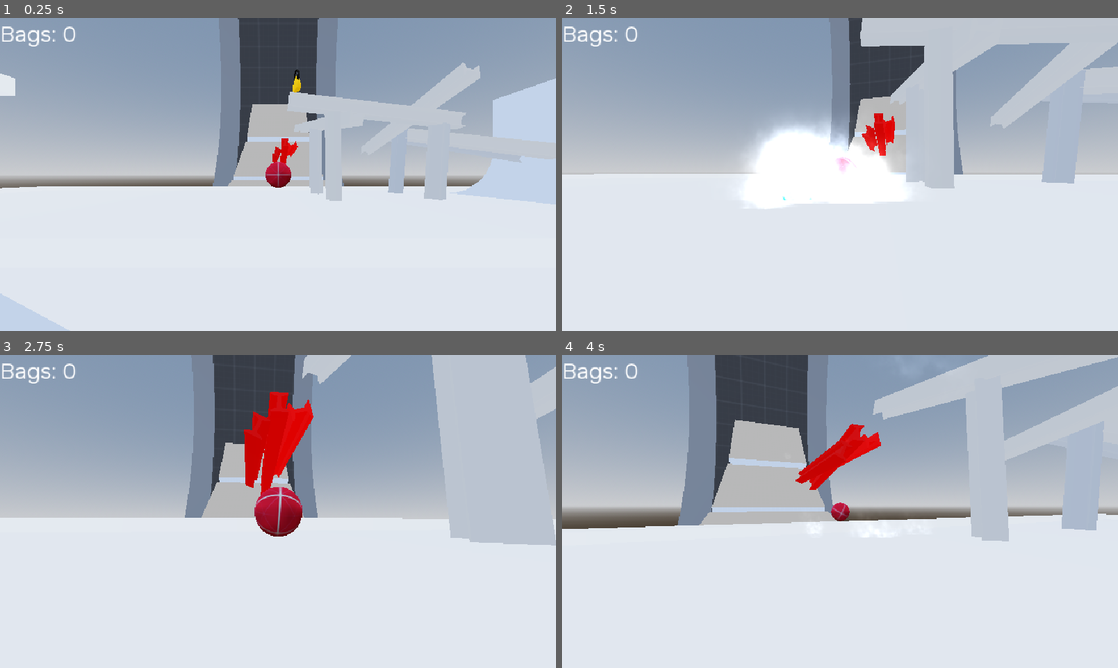
Above: before the commit, frames 1-4 (two rows, left to right).
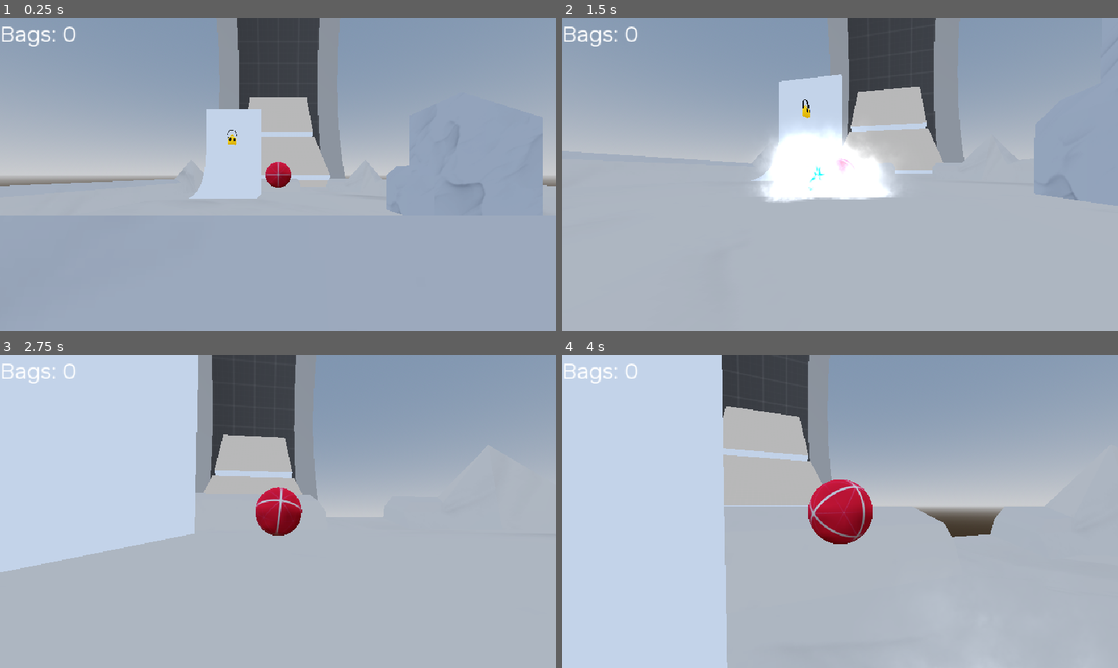
Above: after the commit, the same moments.

Repository: Bartticus/GMTK2025
Game: Godot game, scene res://Scenes/main/main.tscn
Same seed, same stepped clock (60 frames per second), same inputs: the game is played once before the commit and once after it.
Inputs (mouse positions are in pixels of both pictures, inside the frame that each line leads up to):
- Up to frame 1 (0.25 s): no input
- Up to frame 2 (1.5 s): move the mouse to (867, 174) at 0.52 s; hold Space (drift) 0.53-1.28 s; hold W (forward) from 0.53 s (still down); move the mouse to (812, 174) at 1.27 s; tap Mouse wheel down (wheel_down) at 1.35 s
- Up to frame 3 (2.75 s): keep holding W (forward); move the mouse to (289, 505) at 2.02 s; hold Mouse wheel up (wheel_up) from 2.03 s (still down)
- Up to frame 4 (4 s): keep holding W (forward); move the mouse to (834, 517) at 2.77 s; release Mouse wheel up (wheel_up) at 2.78 s; tap Space (drift) at 2.85 s; move the mouse to (878, 514) at 3.52 s; hold Mouse wheel down (wheel_down) from 3.53 s (still down)

The runs differ from the first frame. In frame 1, 60% of the frame differs, in the area x 0-100%, y 0-100%; in frame 2, 65%; in frame 3, 75%; in frame 4, 73%.

Commit message:
Preliminary tutorial setup

Diff:
--- a/Scenes/bag/Bag.tscn
+++ b/Scenes/bag/Bag.tscn
@@ -21,6 +21,7 @@
 size = Vector3(1.5, 2.5, 1.5)
 
 [node name="Bag" type="Node3D"]
+transform = Transform3D(0.25, 0, 0, 0, 0.25, 0, 0, 0, 0.25, 0, 0, 0)
 script = ExtResource("1_ylb2f")
 hover_curve = SubResource("Curve_ylb2f")
 white_mat = ExtResource("2_r3gyv")
--- a/Scenes/main/main.tscn
+++ b/Scenes/main/main.tscn
@@ -7,13 +7,15 @@
 [ext_resource type="Material" uid="uid://bkvo47d3laj1v" path="res://Thaddeus/Visdev.tres" id="2_wcurd"]
 [ext_resource type="PackedScene" uid="uid://e3yd7vkq41oi" path="res://Scenes/ring/ring.tscn" id="3_4etoo"]
 [ext_resource type="Material" uid="uid://ybbnsrboni3v" path="res://Thaddeus/VisdevRed.tres" id="4_4jhlv"]
+[ext_resource type="PackedScene" uid="uid://dnsfd2lwdlfxf" path="res://Levels/Tutorial/tutorial_building.glb" id="5_dikqp"]
 [ext_resource type="Material" uid="uid://clj2r6ckqwdkd" path="res://Thaddeus/Red.tres" id="5_moneo"]
 [ext_resource type="PackedScene" uid="uid://belm2gc5ufb0a" path="res://Models/Walkway.tscn" id="6_4jhlv"]
+[ext_resource type="Texture2D" uid="uid://dlxe1akiw2xmc" path="res://Thaddeus/white_tex.png" id="6_h0kdk"]
+[ext_resource type="Material" uid="uid://cekxfm3rvyhlw" path="res://Thaddeus/White.tres" id="7_ebke8"]
 [ext_resource type="Material" uid="uid://djd6a48khejwv" path="res://Thaddeus/Steel.tres" id="8_1xtop"]
 [ext_resource type="PackedScene" uid="uid://wlw7qrjti27i" path="res://Scenes/bag/Bag.tscn" id="9_8lqer"]
 [ext_resource type="PackedScene" uid="uid://2k4oxqlcnm4k" path="res://Levels/rooftest.glb" id="9_io28c"]
 [ext_resource type="FontFile" uid="uid://dqvwl6qxiv1fs" path="res://Thaddeus/NataSans-Regular.ttf" id="10_ra8v3"]
-[ext_resource type="AudioStream" uid="uid://da0fe8b25crcv" path="res://Sounds/ambi generic.mp3" id="11_7y5iv"]
 [ext_resource type="PackedScene" uid="uid://5yrwwj7cadsk" path="res://Scenes/menus/pause_screen.tscn" id="11_7y5iv"]
 
 [sub_resource type="ProceduralSkyMaterial" id="ProceduralSkyMaterial_bo1nx"]
@@ -41,6 +43,10 @@
 
 [sub_resource type="BoxShape3D" id="BoxShape3D_brlrh"]
 size = Vector3(50, 300, 50)
+
+[sub_resource type="StandardMaterial3D" id="StandardMaterial3D_ebke8"]
+albedo_color = Color(0.724643, 0.724643, 0.724643, 1)
+albedo_texture = ExtResource("6_h0kdk")
 
 [sub_resource type="ArrayMesh" id="ArrayMesh_y3d5x"]
 _surfaces = [{
@@ -167,6 +173,7 @@
 
 [node name="Rooftop" type="StaticBody3D" parent="World/LightmapGI/Ring"]
 top_level = true
+visible = false
 
 [node name="MeshInstance3D" type="MeshInstance3D" parent="World/LightmapGI/Ring/Rooftop"]
 transform = Transform3D(1, 0, 0, 0, 1, 0, 0, 0, 1, 0, -351.918, 0)
@@ -212,204 +219,231 @@
 transform = Transform3D(1, 0, 0, 0, 1, 0, 0, 0, 1, 0, -351.918, 0)
 shape = SubResource("BoxShape3D_brlrh")
 
-[node name="BeamComplex" type="StaticBody3D" parent="World/LightmapGI/Ring"]
+[node name="Level1" type="Node3D" parent="World/LightmapGI/Ring"]
+
+[node name="tutorial_building" parent="World/LightmapGI/Ring/Level1" instance=ExtResource("5_dikqp")]
+transform = Transform3D(0.245, 0, 0, 0, 0.245, 0, 0, 0, 0.245, 0, -46.6008, 0)
+
+[node name="tutorial_building" parent="World/LightmapGI/Ring/Level1/tutorial_building" index="0"]
+surface_material_override/0 = SubResource("StandardMaterial3D_ebke8")
+surface_material_override/1 = ExtResource("7_ebke8")
+
+[node name="sidebuilding" parent="World/LightmapGI/Ring/Level1/tutorial_building" index="2"]
+surface_material_override/0 = ExtResource("7_ebke8")
+
+[node name="Bag" parent="World/LightmapGI/Ring/Level1" instance=ExtResource("9_8lqer")]
+transform = Transform3D(-1.09278e-08, 0, -0.25, 0, 0.25, 0, 0.25, 0, -1.09278e-08, -1.10316, -45.5091, -1.60945)
+
+[node name="Level2" type="Node3D" parent="World/LightmapGI/Ring"]
+transform = Transform3D(1, 0, 0, 0, 1, 0, 0, 0, 1, 33.457, 0, 0)
+
+[node name="BeamComplex" type="StaticBody3D" parent="World/LightmapGI/Ring/Level2"]
 transform = Transform3D(0.0316789, 0.115743, 0, -0.115743, 0.0316789, 0, 0, 0, 0.12, 0.435955, -45.0817, -0.495292)
 
-[node name="MeshInstance3D" type="MeshInstance3D" parent="World/LightmapGI/Ring/BeamComplex"]
+[node name="MeshInstance3D" type="MeshInstance3D" parent="World/LightmapGI/Ring/Level2/BeamComplex"]
 mesh = SubResource("ArrayMesh_7y5iv")
 surface_material_override/0 = ExtResource("5_moneo")
 
-[node name="CollisionShape3D" type="CollisionShape3D" parent="World/LightmapGI/Ring/BeamComplex"]
+[node name="CollisionShape3D" type="CollisionShape3D" parent="World/LightmapGI/Ring/Level2/BeamComplex"]
 shape = SubResource("ConcavePolygonShape3D_io28c")
 
-[node name="BeamSimple" type="StaticBody3D" parent="World/LightmapGI/Ring"]
+[node name="BeamSimple" type="StaticBody3D" parent="World/LightmapGI/Ring/Level2"]
 transform = Transform3D(0.12, 0, 0, 0, 0.118416, 0.0194317, 0, -0.0194317, 0.118416, 0.203151, -45.2409, -0.495292)
 
-[node name="MeshInstance3D" type="MeshInstance3D" parent="World/LightmapGI/Ring/BeamSimple"]
+[node name="MeshInstance3D" type="MeshInstance3D" parent="World/LightmapGI/Ring/Level2/BeamSimple"]
 mesh = SubResource("ArrayMesh_7y5iv")
 surface_material_override/0 = ExtResource("5_moneo")
 
-[node name="CollisionShape3D" type="CollisionShape3D" parent="World/LightmapGI/Ring/BeamSimple"]
-shape = SubResource("BoxShape3D_7y5iv")
-
-[node name="BeamSimple2" type="StaticBody3D" parent="World/LightmapGI/Ring"]
+[node name="CollisionShape3D" type="CollisionShape3D" parent="World/LightmapGI/Ring/Level2/BeamSimple"]
+shape = SubResource("BoxShape3D_7y5iv")
+
+[node name="BeamSimple2" type="StaticBody3D" parent="World/LightmapGI/Ring/Level2"]
 transform = Transform3D(0.109574, 0.0487616, 0.00397648, -0.0488127, 0.10962, 0.000841465, -0.00329061, -0.00238588, 0.119931, -0.0865544, -45.2891, -0.495292)
 
-[node name="MeshInstance3D" type="MeshInstance3D" parent="World/LightmapGI/Ring/BeamSimple2"]
+[node name="MeshInstance3D" type="MeshInstance3D" parent="World/LightmapGI/Ring/Level2/BeamSimple2"]
 mesh = SubResource("ArrayMesh_7y5iv")
 surface_material_override/0 = ExtResource("5_moneo")
 
-[node name="CollisionShape3D" type="CollisionShape3D" parent="World/LightmapGI/Ring/BeamSimple2"]
-shape = SubResource("BoxShape3D_7y5iv")
-
-[node name="OldPlayground" type="Node3D" parent="World/LightmapGI/Ring"]
+[node name="CollisionShape3D" type="CollisionShape3D" parent="World/LightmapGI/Ring/Level2/BeamSimple2"]
+shape = SubResource("BoxShape3D_7y5iv")
+
+[node name="OldPlayground" type="Node3D" parent="World/LightmapGI/Ring/Level2"]
 visible = false
 
-[node name="Walkway" parent="World/LightmapGI/Ring/OldPlayground" instance=ExtResource("6_4jhlv")]
+[node name="Walkway" parent="World/LightmapGI/Ring/Level2/OldPlayground" instance=ExtResource("6_4jhlv")]
 transform = Transform3D(0.0965263, 0, -0.364951, 0, 0.3775, 0, 0.364951, 0, 0.0965263, -0.201005, -50.4806, 0.91766)
 
-[node name="Ramp" type="StaticBody3D" parent="World/LightmapGI/Ring/OldPlayground"]
+[node name="Ramp" type="StaticBody3D" parent="World/LightmapGI/Ring/Level2/OldPlayground"]
 transform = Transform3D(0.8763, 0.714157, -0.484746, -0.777047, 0.953467, 2.54778e-08, 0.375763, 0.306236, 1.13045, -1.4516, -50.5785, 2.5713)
 
-[node name="MeshInstance3D" type="MeshInstance3D" parent="World/LightmapGI/Ring/OldPlayground/Ramp"]
+[node name="MeshInstance3D" type="MeshInstance3D" parent="World/LightmapGI/Ring/Level2/OldPlayground/Ramp"]
 mesh = SubResource("BoxMesh_b3x3g")
 
-[node name="CollisionShape3D" type="CollisionShape3D" parent="World/LightmapGI/Ring/OldPlayground/Ramp"]
+[node name="CollisionShape3D" type="CollisionShape3D" parent="World/LightmapGI/Ring/Level2/OldPlayground/Ramp"]
 shape = SubResource("BoxShape3D_4jhlv")
 
-[node name="Ramp3" type="StaticBody3D" parent="World/LightmapGI/Ring/OldPlayground"]
+[node name="Ramp3" type="StaticBody3D" parent="World/LightmapGI/Ring/Level2/OldPlayground"]
 transform = Transform3D(-0.0117805, -0.00960116, -0.614812, -0.266067, 0.554455, -0.00356046, 0.554342, 0.265917, -0.0147745, 2.77121, -50.6327, 2.58645)
 
-[node name="MeshInstance3D" type="MeshInstance3D" parent="World/LightmapGI/Ring/OldPlayground/Ramp3"]
+[node name="MeshInstance3D" type="MeshInstance3D" parent="World/LightmapGI/Ring/Level2/OldPlayground/Ramp3"]
 mesh = SubResource("BoxMesh_7y5iv")
 
-[node name="CollisionShape3D" type="CollisionShape3D" parent="World/LightmapGI/Ring/OldPlayground/Ramp3"]
+[node name="CollisionShape3D" type="CollisionShape3D" parent="World/LightmapGI/Ring/Level2/OldPlayground/Ramp3"]
 shape = SubResource("BoxShape3D_4jhlv")
 
-[node name="Ramp4" type="StaticBody3D" parent="World/LightmapGI/Ring/OldPlayground"]
+[node name="Ramp4" type="StaticBody3D" parent="World/LightmapGI/Ring/Level2/OldPlayground"]
 transform = Transform3D(-0.0117805, -0.00960116, -0.614812, -0.266067, 0.554455, -0.00356046, 0.554342, 0.265917, -0.0147745, 2.77121, -50.6327, 1.71846)
 
-[node name="MeshInstance3D" type="MeshInstance3D" parent="World/LightmapGI/Ring/OldPlayground/Ramp4"]
+[node name="MeshInstance3D" type="MeshInstance3D" parent="World/LightmapGI/Ring/Level2/OldPlayground/Ramp4"]
 mesh = SubResource("BoxMesh_7y5iv")
 
-[node name="CollisionShape3D" type="CollisionShape3D" parent="World/LightmapGI/Ring/OldPlayground/Ramp4"]
+[node name="CollisionShape3D" type="CollisionShape3D" parent="World/LightmapGI/Ring/Level2/OldPlayground/Ramp4"]
 shape = SubResource("BoxShape3D_4jhlv")
 
-[node name="Ramp5" type="StaticBody3D" parent="World/LightmapGI/Ring/OldPlayground"]
+[node name="Ramp5" type="StaticBody3D" parent="World/LightmapGI/Ring/Level2/OldPlayground"]
 transform = Transform3D(-0.0117805, -0.00960116, -0.614812, -0.266067, 0.554455, -0.00356046, 0.554342, 0.265917, -0.0147745, 2.77121, -50.6327, 0.78635)
 
-[node name="MeshInstance3D" type="MeshInstance3D" parent="World/LightmapGI/Ring/OldPlayground/Ramp5"]
+[node name="MeshInstance3D" type="MeshInstance3D" parent="World/LightmapGI/Ring/Level2/OldPlayground/Ramp5"]
 mesh = SubResource("BoxMesh_7y5iv")
 
-[node name="CollisionShape3D" type="CollisionShape3D" parent="World/LightmapGI/Ring/OldPlayground/Ramp5"]
+[node name="CollisionShape3D" type="CollisionShape3D" parent="World/LightmapGI/Ring/Level2/OldPlayground/Ramp5"]
 shape = SubResource("BoxShape3D_4jhlv")
 
-[node name="Building" type="StaticBody3D" parent="World/LightmapGI/Ring/OldPlayground"]
+[node name="Building" type="StaticBody3D" parent="World/LightmapGI/Ring/Level2/OldPlayground"]
 transform = Transform3D(1, 0, 0, 0, 1, 0, 0, 0, 1, -0.516691, -50.5684, -1.9132)
 
-[node name="MeshInstance3D" type="MeshInstance3D" parent="World/LightmapGI/Ring/OldPlayground/Building"]
+[node name="MeshInstance3D" type="MeshInstance3D" parent="World/LightmapGI/Ring/Level2/OldPlayground/Building"]
 transform = Transform3D(1, 0, 0, 0, 1, 0, 0, 0, 1, -1.11541, 0, 0.152376)
 mesh = SubResource("BoxMesh_hgq70")
 
-[node name="CollisionShape3D" type="CollisionShape3D" parent="World/LightmapGI/Ring/OldPlayground/Building"]
+[node name="CollisionShape3D" type="CollisionShape3D" parent="World/LightmapGI/Ring/Level2/OldPlayground/Building"]
 transform = Transform3D(1, 0, 0, 0, 1, 0, 0, 0, 1, -1.11541, 0, 0.152376)
 shape = SubResource("ConcavePolygonShape3D_8lqer")
 
-[node name="Building2" type="StaticBody3D" parent="World/LightmapGI/Ring/OldPlayground"]
+[node name="Building2" type="StaticBody3D" parent="World/LightmapGI/Ring/Level2/OldPlayground"]
 transform = Transform3D(1, 0, 0, 0, 1, 0, 0, 0, 1, -1.16931, -50.0257, -2.25876)
 
-[node name="MeshInstance3D" type="MeshInstance3D" parent="World/LightmapGI/Ring/OldPlayground/Building2"]
+[node name="MeshInstance3D" type="MeshInstance3D" parent="World/LightmapGI/Ring/Level2/OldPlayground/Building2"]
 transform = Transform3D(1, 0, 0, 0, 1, 0, 0, 0, 1, -1.11541, 0, 0.152376)
 mesh = SubResource("BoxMesh_8lqer")
 
-[node name="CollisionShape3D" type="CollisionShape3D" parent="World/LightmapGI/Ring/OldPlayground/Building2"]
+[node name="CollisionShape3D" type="CollisionShape3D" parent="World/LightmapGI/Ring/Level2/OldPlayground/Building2"]
 transform = Transform3D(1, 0, 0, 0, 1, 0, 0, 0, 1, -1.11541, 0, 0.152376)
 shape = SubResource("ConcavePolygonShape3D_b3x3g")
 
-[node name="Ramp2" type="StaticBody3D" parent="World/LightmapGI/Ring/OldPlayground"]
+[node name="Ramp2" type="StaticBody3D" parent="World/LightmapGI/Ring/Level2/OldPlayground"]
 transform = Transform3D(0.766044, 0.642788, 0, -0.642788, 0.766044, 0, 0, 0, 1, -0.237628, -50.6434, -2.87434)
 
-[node name="MeshInstance3D" type="MeshInstance3D" parent="World/LightmapGI/Ring/OldPlayground/Ramp2"]
+[node name="MeshInstance3D" type="MeshInstance3D" parent="World/LightmapGI/Ring/Level2/OldPlayground/Ramp2"]
 transform = Transform3D(1, -2.98023e-08, 0, 2.98023e-08, 1, 0, 0, 0, 1, -0.854454, -0.716972, 0.152376)
 mesh = SubResource("BoxMesh_ra8v3")
 
-[node name="CollisionShape3D" type="CollisionShape3D" parent="World/LightmapGI/Ring/OldPlayground/Ramp2"]
+[node name="CollisionShape3D" type="CollisionShape3D" parent="World/LightmapGI/Ring/Level2/OldPlayground/Ramp2"]
 transform = Transform3D(1, -2.98023e-08, 0, 2.98023e-08, 1, 0, 0, 0, 1, -0.854454, -0.716972, 0.152376)
 shape = SubResource("ConcavePolygonShape3D_hgq70")
 
-[node name="Structure" type="Node3D" parent="World/LightmapGI/Ring"]
+[node name="Structure" type="Node3D" parent="World/LightmapGI/Ring/Level2"]
 transform = Transform3D(1, 0, 0, 0, 1, 0, 0, 0, 1, 2.51956, -46.3728, 3.61235)
 
-[node name="BeamSimple2" type="StaticBody3D" parent="World/LightmapGI/Ring/Structure"]
+[node name="BeamSimple2" type="StaticBody3D" parent="World/LightmapGI/Ring/Level2/Structure"]
 transform = Transform3D(0.119694, -3.74482e-10, -0.00856716, -0.00856716, -5.23198e-09, -0.119694, 0, 0.12, -5.24537e-09, 0.166751, -0.0690117, -1.228)
 
-[node name="MeshInstance3D" type="MeshInstance3D" parent="World/LightmapGI/Ring/Structure/BeamSimple2"]
-mesh = SubResource("ArrayMesh_7y5iv")
-surface_material_override/0 = ExtResource("8_1xtop")
-
-[node name="CollisionShape3D" type="CollisionShape3D" parent="World/LightmapGI/Ring/Structure/BeamSimple2"]
-shape = SubResource("BoxShape3D_7y5iv")
-
-[node name="BeamSimple7" type="StaticBody3D" parent="World/LightmapGI/Ring/Structure"]
+[node name="MeshInstance3D" type="MeshInstance3D" parent="World/LightmapGI/Ring/Level2/Structure/BeamSimple2"]
+mesh = SubResource("ArrayMesh_7y5iv")
+surface_material_override/0 = ExtResource("8_1xtop")
+
+[node name="CollisionShape3D" type="CollisionShape3D" parent="World/LightmapGI/Ring/Level2/Structure/BeamSimple2"]
+shape = SubResource("BoxShape3D_7y5iv")
+
+[node name="BeamSimple7" type="StaticBody3D" parent="World/LightmapGI/Ring/Level2/Structure"]
 transform = Transform3D(0.054362, 0.031383, 0.102274, -0.0162189, 0.115812, -0.0269165, -0.105744, -0.00162939, 0.0567065, 1.64427, 1.00553, -0.511675)
 
-[node name="MeshInstance3D" type="MeshInstance3D" parent="World/LightmapGI/Ring/Structure/BeamSimple7"]
-mesh = SubResource("ArrayMesh_7y5iv")
-surface_material_override/0 = ExtResource("8_1xtop")
-
-[node name="CollisionShape3D" type="CollisionShape3D" parent="World/LightmapGI/Ring/Structure/BeamSimple7"]
-shape = SubResource("BoxShape3D_7y5iv")
-
-[node name="BeamSimple8" type="StaticBody3D" parent="World/LightmapGI/Ring/Structure"]
+[node name="MeshInstance3D" type="MeshInstance3D" parent="World/LightmapGI/Ring/Level2/Structure/BeamSimple7"]
+mesh = SubResource("ArrayMesh_7y5iv")
+surface_material_override/0 = ExtResource("8_1xtop")
+
+[node name="CollisionShape3D" type="CollisionShape3D" parent="World/LightmapGI/Ring/Level2/Structure/BeamSimple7"]
+shape = SubResource("BoxShape3D_7y5iv")
+
+[node name="BeamSimple8" type="StaticBody3D" parent="World/LightmapGI/Ring/Level2/Structure"]
 transform = Transform3D(0.0487976, 0.0184156, 0.108073, 0.0183441, 0.115256, -0.0279225, -0.108085, 0.0278753, 0.0440531, 1.5391, 1.00553, -1.00023)
 
-[node name="MeshInstance3D" type="MeshInstance3D" parent="World/LightmapGI/Ring/Structure/BeamSimple8"]
-mesh = SubResource("ArrayMesh_7y5iv")
-surface_material_override/0 = ExtResource("8_1xtop")
-
-[node name="CollisionShape3D" type="CollisionShape3D" parent="World/LightmapGI/Ring/Structure/BeamSimple8"]
-shape = SubResource("BoxShape3D_7y5iv")
-
-[node name="BeamSimple5" type="StaticBody3D" parent="World/LightmapGI/Ring/Structure"]
+[node name="MeshInstance3D" type="MeshInstance3D" parent="World/LightmapGI/Ring/Level2/Structure/BeamSimple8"]
+mesh = SubResource("ArrayMesh_7y5iv")
+surface_material_override/0 = ExtResource("8_1xtop")
+
+[node name="CollisionShape3D" type="CollisionShape3D" parent="World/LightmapGI/Ring/Level2/Structure/BeamSimple8"]
+shape = SubResource("BoxShape3D_7y5iv")
+
+[node name="BeamSimple5" type="StaticBody3D" parent="World/LightmapGI/Ring/Level2/Structure"]
 transform = Transform3D(0.105293, 0.0570958, -0.0073091, -0.00642525, -0.00348413, -0.119777, -0.057202, 0.105489, -4.61107e-09, 0.166751, -0.0690117, -0.0648363)
 
-[node name="MeshInstance3D" type="MeshInstance3D" parent="World/LightmapGI/Ring/Structure/BeamSimple5"]
+[node name="MeshInstance3D" type="MeshInstance3D" parent="World/LightmapGI/Ring/Level2/Structure/BeamSimple5"]
 transform = Transform3D(1, 0, -4.03491e-09, 0, 1, 1.61128e-09, -1.28482e-09, -2.17825e-09, 1, 0.0785751, 0.0426102, 1.46484)
 mesh = SubResource("ArrayMesh_7y5iv")
 surface_material_override/0 = ExtResource("8_1xtop")
 
-[node name="CollisionShape3D" type="CollisionShape3D" parent="World/LightmapGI/Ring/Structure/BeamSimple5"]
-shape = SubResource("BoxShape3D_7y5iv")
-
-[node name="BeamSimple3" type="StaticBody3D" parent="World/LightmapGI/Ring/Structure"]
+[node name="CollisionShape3D" type="CollisionShape3D" parent="World/LightmapGI/Ring/Level2/Structure/BeamSimple5"]
+shape = SubResource("BoxShape3D_7y5iv")
+
+[node name="BeamSimple3" type="StaticBody3D" parent="World/LightmapGI/Ring/Level2/Structure"]
 transform = Transform3D(0.100151, -0.0661049, 2.88954e-09, 0.00453067, 0.00686408, -0.119718, 0.0659494, 0.0999151, 0.00822451, -1.6601, -0.0690117, -1.13426)
 
-[node name="MeshInstance3D" type="MeshInstance3D" parent="World/LightmapGI/Ring/Structure/BeamSimple3"]
-mesh = SubResource("ArrayMesh_7y5iv")
-surface_material_override/0 = ExtResource("8_1xtop")
-
-[node name="CollisionShape3D" type="CollisionShape3D" parent="World/LightmapGI/Ring/Structure/BeamSimple3"]
-shape = SubResource("BoxShape3D_7y5iv")
-
-[node name="BeamSimple4" type="StaticBody3D" parent="World/LightmapGI/Ring/Structure"]
+[node name="MeshInstance3D" type="MeshInstance3D" parent="World/LightmapGI/Ring/Level2/Structure/BeamSimple3"]
+mesh = SubResource("ArrayMesh_7y5iv")
+surface_material_override/0 = ExtResource("8_1xtop")
+
+[node name="CollisionShape3D" type="CollisionShape3D" parent="World/LightmapGI/Ring/Level2/Structure/BeamSimple3"]
+shape = SubResource("BoxShape3D_7y5iv")
+
+[node name="BeamSimple4" type="StaticBody3D" parent="World/LightmapGI/Ring/Level2/Structure"]
 transform = Transform3D(0.12, 0, 0, 0, 0.00844807, -0.119702, 0, 0.119702, 0.00844807, -1.60542, -0.0690117, 0.111624)
 
-[node name="MeshInstance3D" type="MeshInstance3D" parent="World/LightmapGI/Ring/Structure/BeamSimple4"]
-mesh = SubResource("ArrayMesh_7y5iv")
-surface_material_override/0 = ExtResource("8_1xtop")
-
-[node name="CollisionShape3D" type="CollisionShape3D" parent="World/LightmapGI/Ring/Structure/BeamSimple4"]
-shape = SubResource("BoxShape3D_7y5iv")
-
-[node name="BeamSimple6" type="StaticBody3D" parent="World/LightmapGI/Ring/Structure"]
+[node name="MeshInstance3D" type="MeshInstance3D" parent="World/LightmapGI/Ring/Level2/Structure/BeamSimple4"]
+mesh = SubResource("ArrayMesh_7y5iv")
+surface_material_override/0 = ExtResource("8_1xtop")
+
+[node name="CollisionShape3D" type="CollisionShape3D" parent="World/LightmapGI/Ring/Level2/Structure/BeamSimple4"]
+shape = SubResource("BoxShape3D_7y5iv")
+
+[node name="BeamSimple6" type="StaticBody3D" parent="World/LightmapGI/Ring/Level2/Structure"]
 transform = Transform3D(0.0072713, 0.011024, -0.119271, 0.00765076, 0.119204, 0.0114842, 0.119535, -0.00830016, 0.00652022, -0.822494, 1.50858, -0.0638254)
 
-[node name="MeshInstance3D" type="MeshInstance3D" parent="World/LightmapGI/Ring/Structure/BeamSimple6"]
-mesh = SubResource("ArrayMesh_7y5iv")
-surface_material_override/0 = ExtResource("8_1xtop")
-
-[node name="CollisionShape3D" type="CollisionShape3D" parent="World/LightmapGI/Ring/Structure/BeamSimple6"]
-shape = SubResource("BoxShape3D_7y5iv")
-
-[node name="BeamComplex2" type="StaticBody3D" parent="World/LightmapGI/Ring/Structure"]
+[node name="MeshInstance3D" type="MeshInstance3D" parent="World/LightmapGI/Ring/Level2/Structure/BeamSimple6"]
+mesh = SubResource("ArrayMesh_7y5iv")
+surface_material_override/0 = ExtResource("8_1xtop")
+
+[node name="CollisionShape3D" type="CollisionShape3D" parent="World/LightmapGI/Ring/Level2/Structure/BeamSimple6"]
+shape = SubResource("BoxShape3D_7y5iv")
+
+[node name="BeamComplex2" type="StaticBody3D" parent="World/LightmapGI/Ring/Level2/Structure"]
 transform = Transform3D(-0.0134616, 0.116753, 0.0242384, -0.118011, -0.00954805, -0.0195499, -0.0170923, -0.0260298, 0.115889, -1.62068, 1.53748, -1.16016)
 
-[node name="MeshInstance3D" type="MeshInstance3D" parent="World/LightmapGI/Ring/Structure/BeamComplex2"]
-mesh = SubResource("ArrayMesh_7y5iv")
-surface_material_override/0 = ExtResource("8_1xtop")
-
-[node name="CollisionShape3D" type="CollisionShape3D" parent="World/LightmapGI/Ring/Structure/BeamComplex2"]
+[node name="MeshInstance3D" type="MeshInstance3D" parent="World/LightmapGI/Ring/Level2/Structure/BeamComplex2"]
+mesh = SubResource("ArrayMesh_7y5iv")
+surface_material_override/0 = ExtResource("8_1xtop")
+
+[node name="CollisionShape3D" type="CollisionShape3D" parent="World/LightmapGI/Ring/Level2/Structure/BeamComplex2"]
 shape = SubResource("ConcavePolygonShape3D_io28c")
 
-[node name="BeamComplex3" type="StaticBody3D" parent="World/LightmapGI/Ring/Structure"]
+[node name="BeamComplex3" type="StaticBody3D" parent="World/LightmapGI/Ring/Level2/Structure"]
 transform = Transform3D(-0.0178924, 0.118328, 0.00884478, -0.114289, -0.0195906, 0.0308907, 0.0319044, -0.00381796, 0.115618, 0.0581648, 1.48024, -0.856728)
 
-[node name="MeshInstance3D" type="MeshInstance3D" parent="World/LightmapGI/Ring/Structure/BeamComplex3"]
-mesh = SubResource("ArrayMesh_7y5iv")
-surface_material_override/0 = ExtResource("8_1xtop")
-
-[node name="CollisionShape3D" type="CollisionShape3D" parent="World/LightmapGI/Ring/Structure/BeamComplex3"]
+[node name="MeshInstance3D" type="MeshInstance3D" parent="World/LightmapGI/Ring/Level2/Structure/BeamComplex3"]
+mesh = SubResource("ArrayMesh_7y5iv")
+surface_material_override/0 = ExtResource("8_1xtop")
+
+[node name="CollisionShape3D" type="CollisionShape3D" parent="World/LightmapGI/Ring/Level2/Structure/BeamComplex3"]
 shape = SubResource("ConcavePolygonShape3D_io28c")
+
+[node name="rooftest" parent="World/LightmapGI/Ring/Level2" instance=ExtResource("9_io28c")]
+transform = Transform3D(-1.09278e-08, 0, -0.25, 0, 0.25, 0, 0.25, 0, -1.09278e-08, 0, -50.5272, 0)
+
+[node name="Bag" parent="World/LightmapGI/Ring/Level2" instance=ExtResource("9_8lqer")]
+transform = Transform3D(0.25, 0, 0, 0, 0.25, 0, 0, 0, 0.25, -5.5365, -44.51, 5.41305)
+
+[node name="Bag2" parent="World/LightmapGI/Ring/Level2" instance=ExtResource("9_8lqer")]
+transform = Transform3D(0.25, 0, 0, 0, 0.25, 0, 0, 0, 0.25, 0.317858, -44.618, 3.58658)
 
 [node name="Floor" type="StaticBody3D" parent="World/LightmapGI"]
 transform = Transform3D(1, 0, 0, 0, 1, 0, 0, 0, 1, 0, -4, 0)
@@ -437,19 +471,10 @@
 light_bake_mode = 1
 omni_range = 2000.0
 
-[node name="rooftest" parent="World/LightmapGI" instance=ExtResource("9_io28c")]
-transform = Transform3D(-4.37114e-08, 0, -1, 0, 1, 0, 1, 0, -4.37114e-08, 0, -202.109, 0)
-
 [node name="Marble" parent="." instance=ExtResource("2_w1fgp")]
-transform = Transform3D(1, 0, 0, 0, 1, 0, 0, 0, 1, -9.53674e-07, -183.388, 20.3227)
+transform = Transform3D(1, 0, 0, 0, 1, 0, 0, 0, 1, -2.86102e-06, -184.098, 5.12396)
 physics_material_override = SubResource("PhysicsMaterial_4etoo")
 angular_damp = 0.1
-
-[node name="Bag" parent="." instance=ExtResource("9_8lqer")]
-transform = Transform3D(1, 0, 0, 0, 1, 0, 0, 0, 1, -22.146, -178.04, 21.6522)
-
-[node name="Bag2" parent="." instance=ExtResource("9_8lqer")]
-transform = Transform3D(1, 0, 0, 0, 1, 0, 0, 0, 1, 1.27143, -178.472, 14.3463)
 
 [node name="Control" type="Control" parent="."]
 layout_mode = 3
@@ -468,12 +493,13 @@
 label_settings = SubResource("LabelSettings_8lqer")
 
 [node name="Street Ambi" type="AudioStreamPlayer" parent="."]
-stream = ExtResource("11_7y5iv")
 volume_db = -7.0
 autoplay = true
 bus = &"verb"
-parameters/looping = true
+
 [node name="CanvasLayer" type="CanvasLayer" parent="."]
 process_mode = 3
 
 [node name="PauseScreen" parent="CanvasLayer" instance=ExtResource("11_7y5iv")]
+
+[editable path="World/LightmapGI/Ring/Level1/tutorial_building"]
--- /dev/null
+++ b/Thaddeus/White.tres
@@ -0,0 +1,7 @@
+[gd_resource type="StandardMaterial3D" load_steps=2 format=3 uid="uid://cekxfm3rvyhlw"]
+
+[ext_resource type="Texture2D" uid="uid://dlxe1akiw2xmc" path="res://Thaddeus/white_tex.png" id="1_ee6us"]
+
+[resource]
+albedo_color = Color(0.843184, 0.843184, 0.843184, 1)
+albedo_texture = ExtResource("1_ee6us")
Binary file added: Levels/Tutorial/tutorial_building.glb
Not shown, added: Levels/Tutorial/tutorial_building.glb.import
Not shown: 1 places in Scenes/main/main.tscn that only renumber resources
Binary file changed: Textures/main.lmbake
Not shown: 1 places in Thaddeus/Red.tres that only renumber resources
Not shown: 1 places in Thaddeus/Steel.tres that only renumber resources
Binary file added: Thaddeus/white_tex.png
Not shown, added: Thaddeus/white_tex.png.import
Not shown, added: Levels/Tutorial/tutorial_building.glb.unwrap_cache
Not shown, changed: Textures/main.exr
